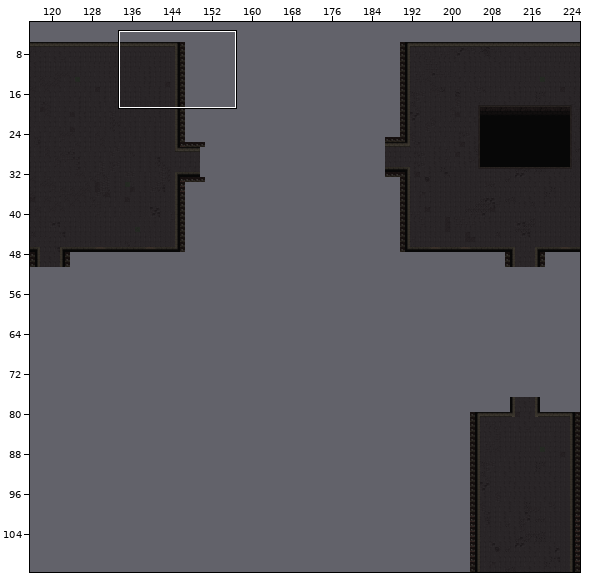
Tiled map, stored at src/pro/inNominePatris/maps/world_1.tmx. The first picture is a wide view before the edit; the outline marks the close-up.
Close-up. Old version:
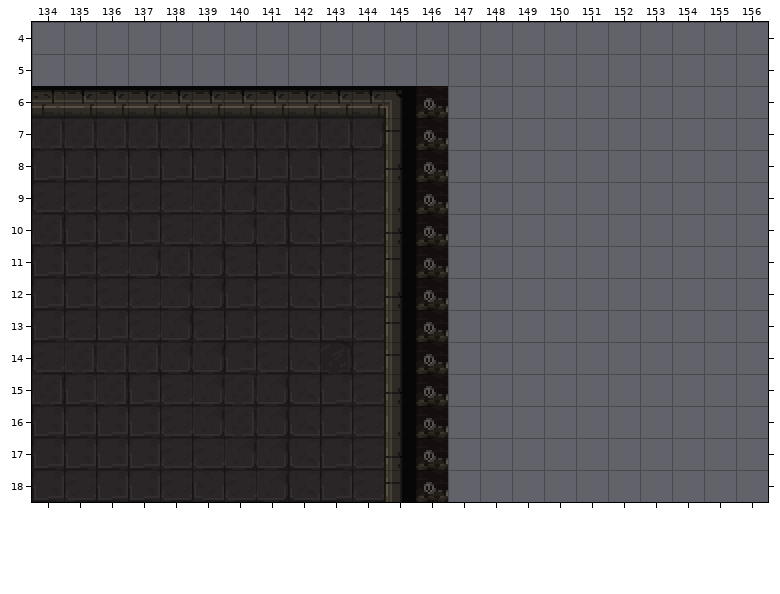
Cells are 16x16 px. Shown: x 134..156, y 4..18. The commit also changed other parts of the map, which this record leaves out.
The same view after the edit:
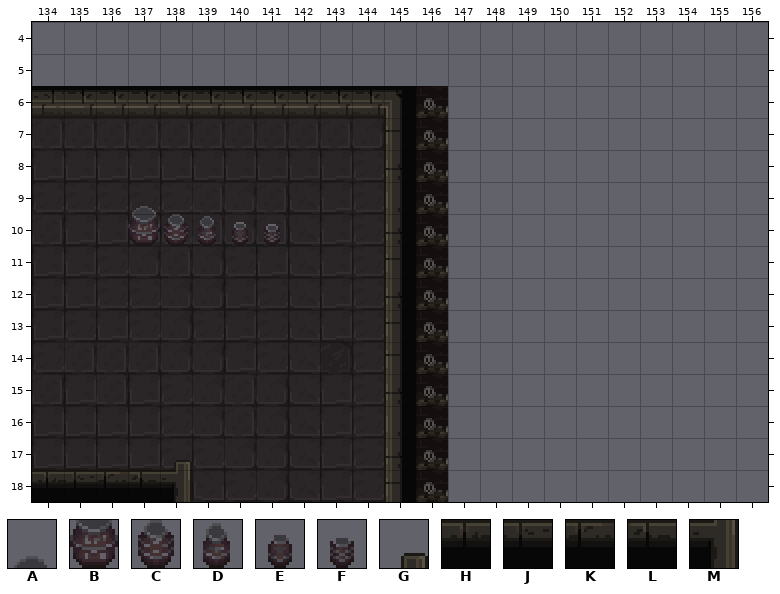
Key: from "deco": A 121, B 137, C 138, D 139, E 140, F 141; from "test-tiles": G 143, H 203, J 204, K 205, L 206, M 207.
_ is an empty cell.
Tiles of an added or newly shown layer are drawn over the layers below it.
From old to new:
Layer "Capa de patrones 2":
There is now tile G in row 17 at x 138.
There is now tile H in row 18 at x 134.
There is now tile J in row 18 at x 135.
There is now tile K in row 18 at x 136.
There is now tile L in row 18 at x 137.
There is now tile M in row 18 at x 138.
Layer "deco" (now shown):
There is now tile A in row 9 at x 137.
There is now tile B in row 10 at x 137.
There is now tile C in row 10 at x 138.
There is now tile D in row 10 at x 139.
There is now tile E in row 10 at x 140.
There is now tile F in row 10 at x 141.
Boxes around the changes in both close-ups, in picture pixels (x1, y1, x2, y2):
added: (128, 206, 280, 246)
added: (32, 460, 192, 502)
